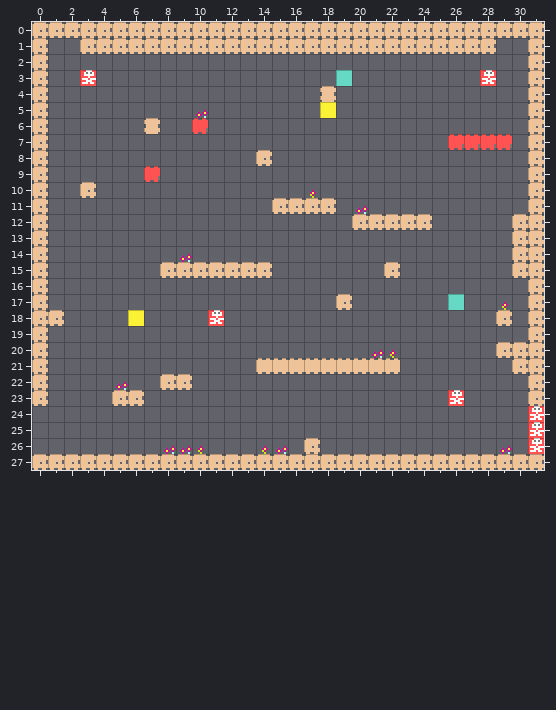
An edit to a level. Tiled map (JSON), assets/backgrounds/town-map.tmj. The picture above was drawn from the file before the commit.
Cells are 8x8 px. Shown: x 0..31, y 0..27.
The result:
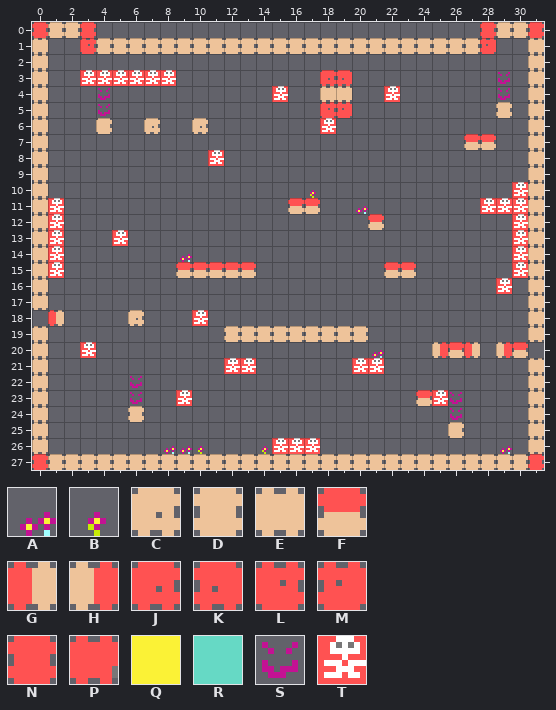
Key: from "town": A 1, B 2, C 32, D 33, E 34, F 36, G 37, H 37 flipped left-right, J 39, K 39 flipped left-right, L 39 flipped up-down, M 39 turned 180, N 40, P 41, Q 64, R 65, S 66, T 128.
_ is an empty cell, . an unchanged one.
Tiles of an added or newly shown layer are drawn over the layers below it.
Diff:
--- layer "town-map"
@@ x 0..31 @@
- 0 CCCCCCCCCCCCCCCCCCCCCCCCCCCCCCCC
- 1 C..CCCCCCCCCCCCCCCCCCCCCCCCCC..C
- 2 C..............................C
- 3 C..._____........._R........T..C
- 4 C.............._..D_.._........C
- 5 C.........A.......Q_...........C
- 6 C..._..D..P......._............C
- 7 C.........................PPPP.C
- 8 C.........._..C................C
- 9 C......P.......................C
-10 C..C.........................._C
-11 C_.............CCCC.........___C
-12 C_..................CCCCC.....CC
-13 C_..._........................CC
-14 C_............................CC
-15 C_......CCCCCCC.......C_......CC
-16 C............................_.C
-17 C..................C......R..B.C
-18 CC....Q..._T.................C.C
-19 C............________..........C
-20 C.._..................B..___.CCC
-21 C...........__EEEEEEEEE.......CC
-22 C....A..CC.....................C
-23 C....CC.._..............__T....C
-24 _..............................T
-25 _........................._....T
-26 _..............A_C.............T
-27 CCCCCCCCCCCCCCCCCCCCCCCCCCCCCCCC
+ 0 NDDN________________________NDDN
+ 1 E..LDDDDDDDDDDDDDDDDDDDDDDDDM..E
+ 2 E..............................E
+ 3 E...TTTTT.........JK........_..E
+ 4 E..............T..EE..T........E
+ 5 E........._.......LM...........E
+ 6 E...C..C..C.......T............E
+ 7 E........................._FF_.E
+ 8 E..........T.._................E
+ 9 E......_.......................E
+10 E.._..........................TE
+11 ET............._FF_.........TTTE
+12 ET.................._F___.....TE
+13 ET...T........................TE
+14 ET............................TE
+15 ET......_FFFFF_.......FF......TE
+16 E............................T.E
+17 E.................._......_.._.E
+18 _G....C...T_................._.E
+19 E............FFFFFFFF..........E
+20 E..T.................._..HFG.HF_
+21 E...........TT______TT_......._E
+22 E...._..__.....................E
+23 E....__..T..............FT_....E
+24 E..............................E
+25 E.........................C....E
+26 E..............TTT.............E
+27 NDDDDDDDDDDDDDDDDDDDDDDDDDDDDDDN
--- layer "overlay" (now shown)
@@ x 4..29 @@
- 3 ........................._
- 4 _........................_
- 5 _........................_
- 6 _.........................
+ 3 .........................S
+ 4 S........................S
+ 5 S........................D
+ 6 D.........................
@@ x 12..20 @@
-19 _________
+19 DDDDDDDDD
@@ x 6..26 @@
-22 _....................
-23 _..................._
-24 _..................._
-25 ...................._
+22 S....................
+23 S...................S
+24 D...................S
+25 ....................D
